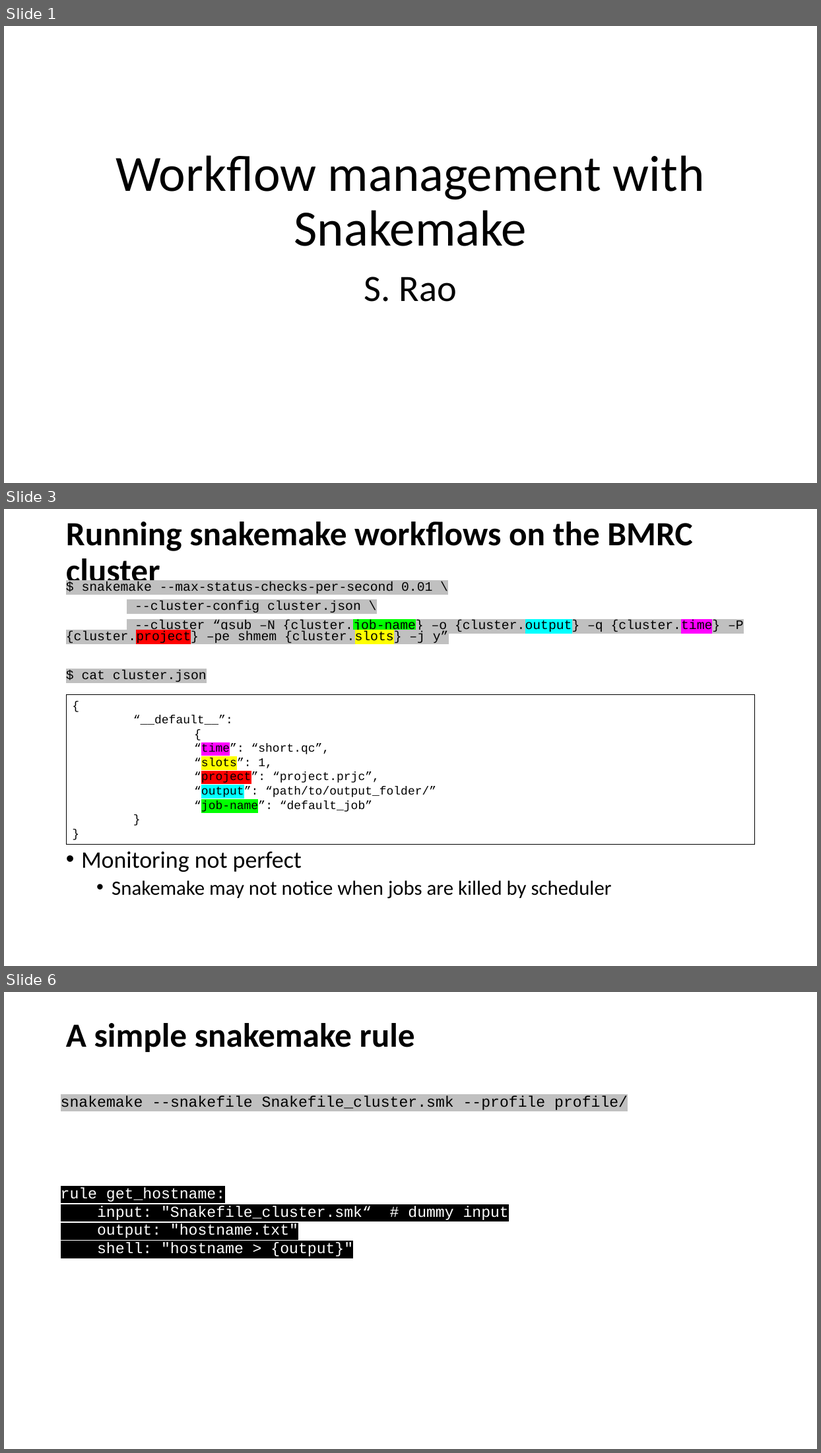
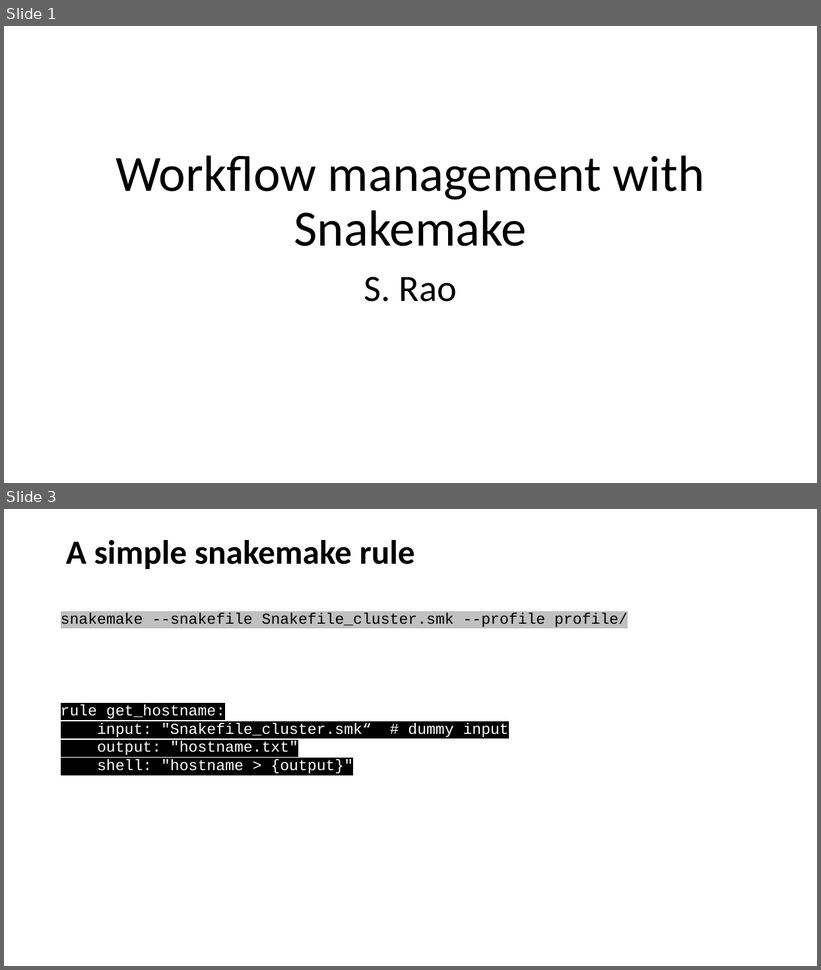
Before and after one commit to sraorao/snakemake_GMS_MT2023, a slide deck: session2/snakemake_2.pptx. Shown one above the other, each under a label of ours: slides 1, 3 and 6 before the commit, slides 1 and 3 after it; the slides between them are not shown. The pictures are 821x1453 and 821x970 pixels, drawn with LibreOffice and Linux fonts; fonts in the diff are those of the drawing. Boxes give left, top, right and bottom in pixels: in the first picture for what was removed or moved away, otherwise in the second. Text is boxed around its words. In the diff, an @@ line names an element or a change of style, - is before the commit and + after.

```diff
--- a/session2/snakemake_2.pptx
+++ b/session2/snakemake_2.pptx
@@ slide 3 removed at (4, 509, 817, 966), background #FFFFFF @@
@@ title removed at (66, 522, 692, 591) @@
-Running snakemake workflows on the BMRC cluster
@@ text removed at (66, 582, 744, 682) @@
-$ snakemake --max-status-checks-per-second 0.01 \
---cluster-config cluster.json \
---cluster “qsub –N {cluster.job-name} –o {cluster.output} –q {cluster.time} –P {cluster.project} –pe shmem {cluster.slots} –j y”
-$ cat cluster.json
@@ rectangle removed at (66, 695, 755, 845) @@
-{
-“__default__”:
-{
-“time”: “short.qc”,
-“slots”: 1,
-“project”: “project.prjc”,
-“output”: “path/to/output_folder/”
-“job-name”: “default_job”
-}
-}
@@ text removed at (81, 852, 612, 899) @@
-• Monitoring not perfect
-  • Snakemake may not notice when jobs are killed by scheduler
@@ what was slide 6 is now slide 3 @@
```
Also in this commit, not shown: 1 slide changed, 1 slide added, 2 other slides removed, 9 other files.
